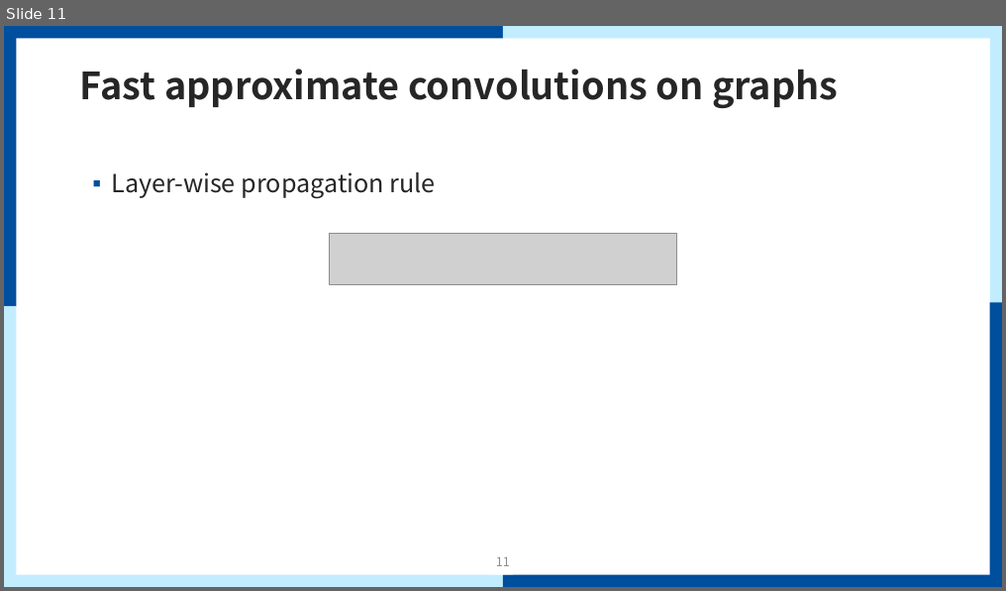
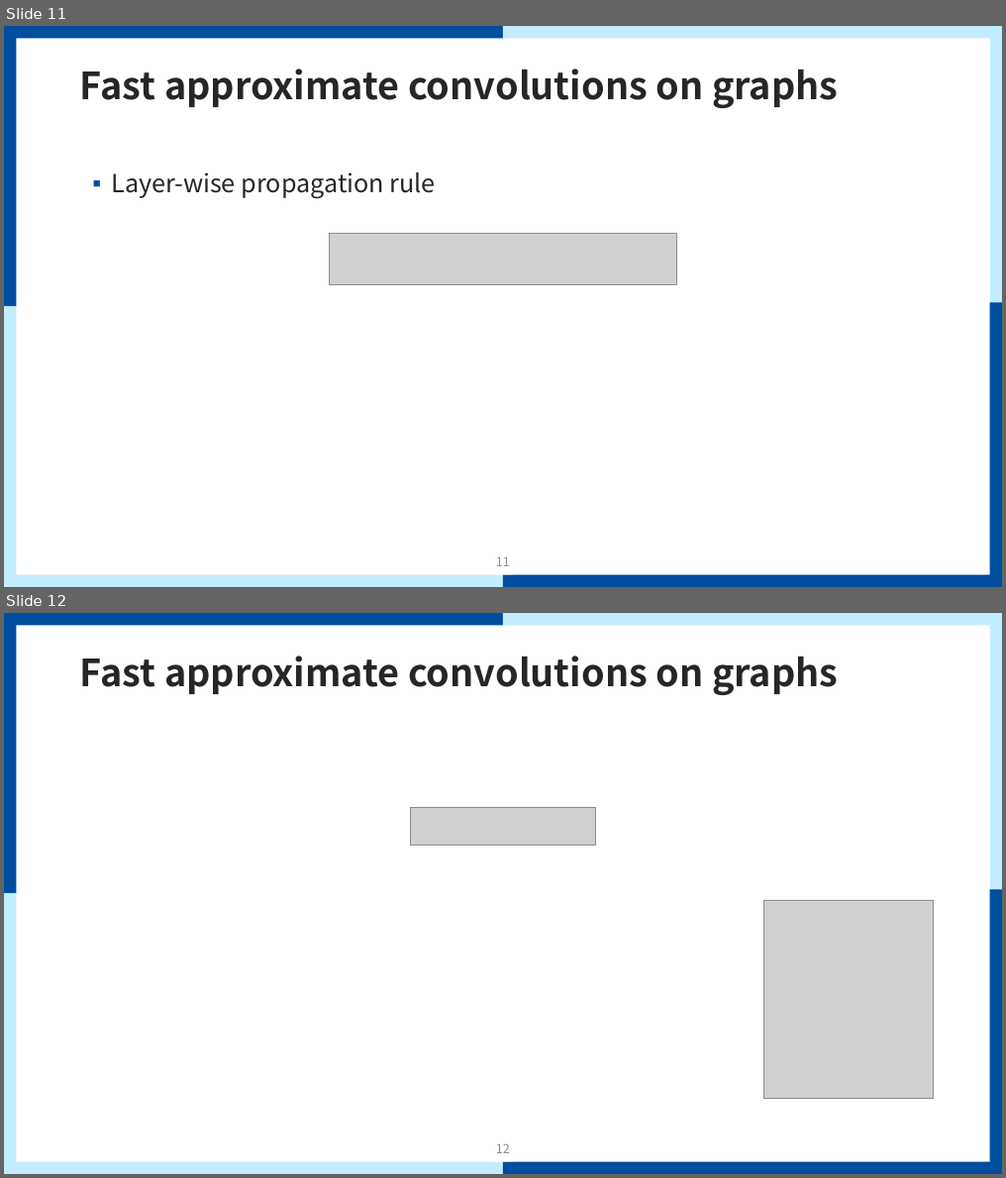
Before and after one commit to mmvv11/GraduateStudies, a slide deck: papers/review/GCN Review.pptx. Shown one above the other, each under a label of ours: slide 11 before the commit, slides 11 and 12 after it. The pictures are 1006x591 and 1006x1178 pixels, drawn with LibreOffice and Linux fonts; fonts in the diff are those of the drawing; grey boxes stand for pictures; background and template pictures are left out. Boxes give left, top, right and bottom in pixels: in the first picture for what was removed or moved away, otherwise in the second. Text is boxed around its words. In the diff, an @@ line names an element or a change of style, - is before the commit and + after.

```diff
--- a/papers/review/GCN Review.pptx
+++ b/papers/review/GCN Review.pptx
@@ slide 12 added at [4, 613, 1002, 1174], background #FFFFFF; not listed: 9 template elements that a slide beside it also shows @@
@@ title added at [80, 656, 838, 695], 36 pt, text #262626, bold @@
+Fast approximate convolutions on graphs
@@ picture added at [411, 807, 596, 845] @@
@@ picture added at [764, 900, 934, 1099] @@
@@ page number added at [496, 1145, 510, 1154], 12 pt, text #8C8C8C @@
+12
```
Also in this commit, not shown: 3 other slides added, 1 other file.
